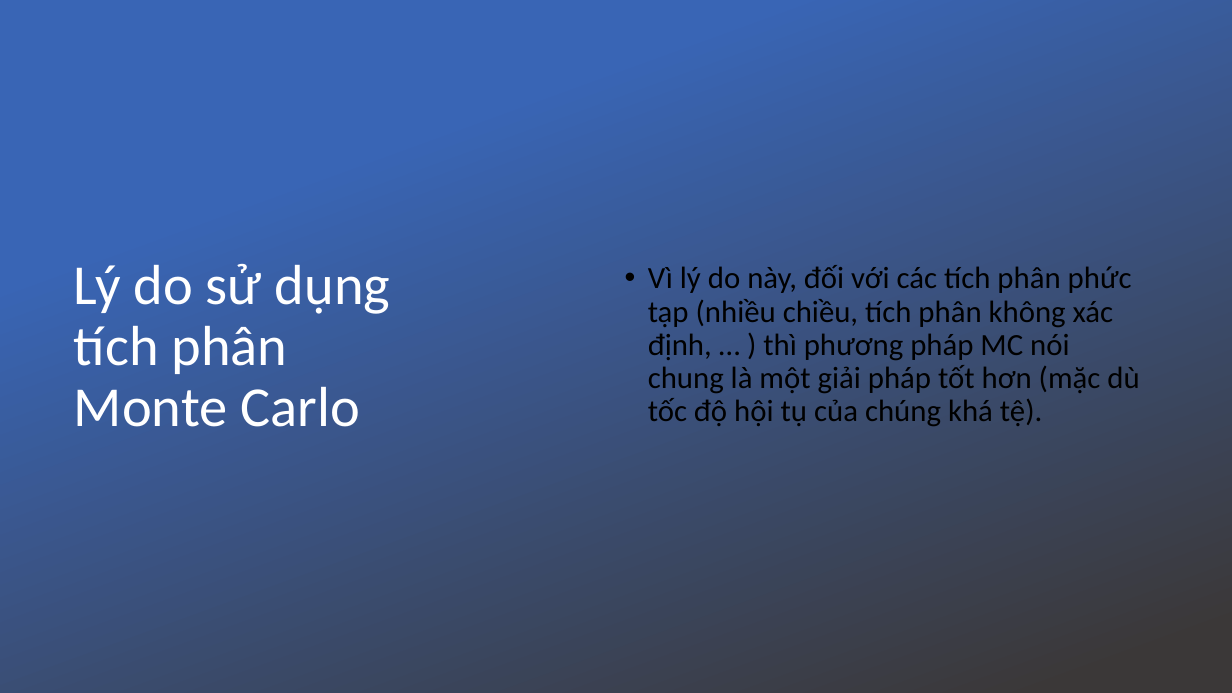
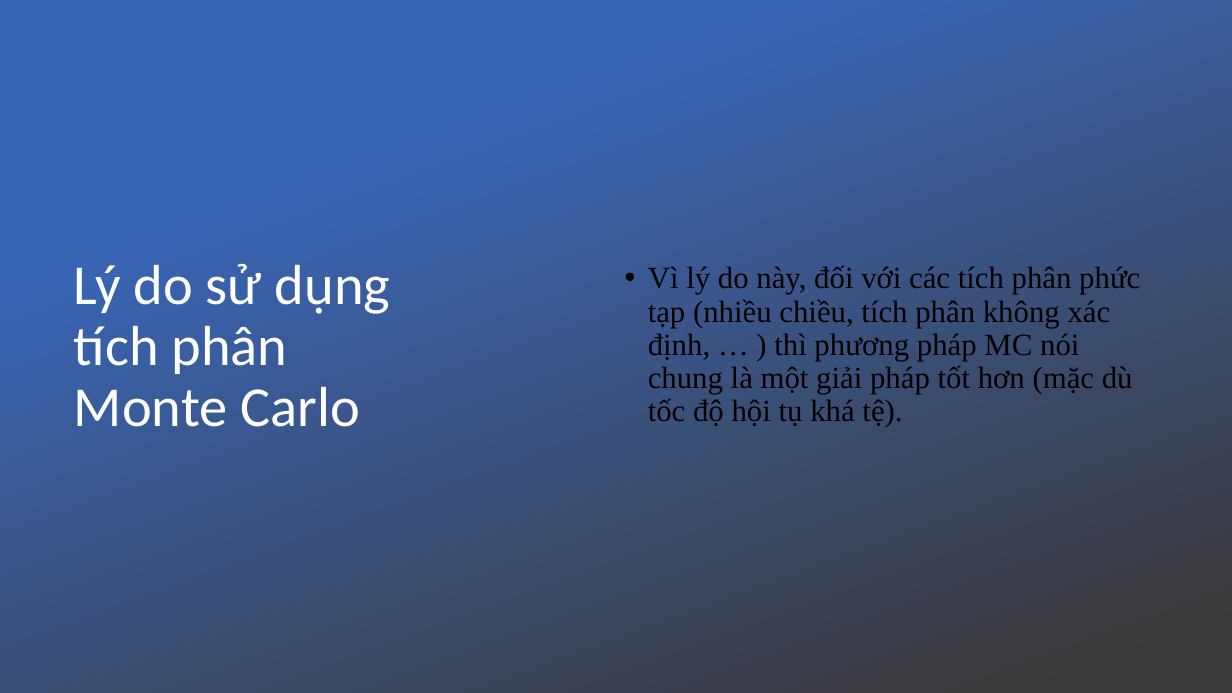
Before and after one commit to havy127/monte-carlo, a slide deck: slide 4 of Lythuyet/MonteCarlo.pptx. Drawn at 1232x693 pixels with LibreOffice and Linux fonts; fonts in the diff are those of the drawing; background and template pictures are left out. Boxes give left, top, right and bottom in pixels: in the first picture for what was removed or moved away, otherwise in the second. Text is boxed around its words. In the diff, an @@ line names an element or a change of style, - is before the commit and + after.

```diff
--- a/Lythuyet/MonteCarlo.pptx
+++ b/Lythuyet/MonteCarlo.pptx
@@ text at bbox=[648, 266, 1140, 427]: text changed; font Calibri to Times New Roman @@
-• Vì lý do này, đối với các tích phân phức tạp (nhiều chiều, tích phân không xác định, … ) thì phương pháp MC nói chung là một giải pháp tốt hơn (mặc dù tốc độ hội tụ của chúng khá tệ).
+• Vì lý do này, đối với các tích phân phức tạp (nhiều chiều, tích phân không xác định, … ) thì phương pháp MC nói chung là một giải pháp tốt hơn (mặc dù tốc độ hội tụ khá tệ).
```
Also in this commit, not shown: 2 other slides changed, 1 slide added, 7 other files.
